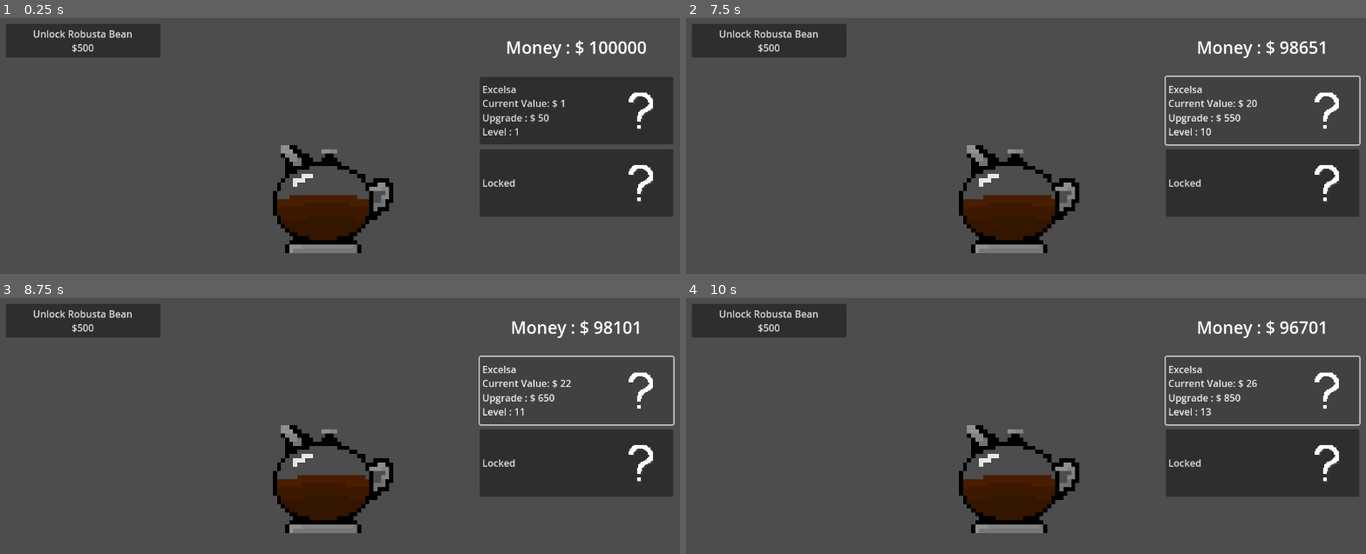
Above: before the commit, frames 1-4 (two rows, left to right).
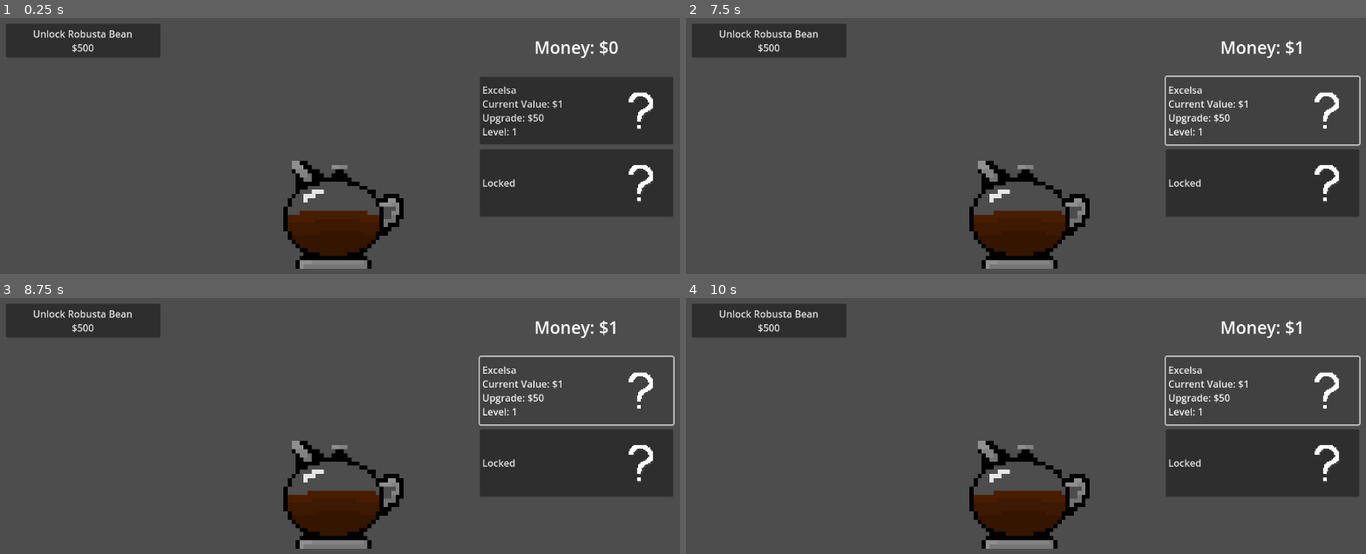
Above: after the commit, the same moments.

Repository: 2024-25-Allen-ISD-Computer-Science/5th-period-isp-coffee-clicker-game
Game: Godot game, scene res://prototype_clicker.tscn
Same seed, same stepped clock (60 frames per second), same inputs: the game is played once before the commit and once after it.
Inputs (mouse positions are in pixels of both pictures, inside the frame that each line leads up to; where the layout moved, square brackets give the same spot in the first picture):
- Up to frame 1 (0.25 s): no input
- Up to frame 2 (7.5 s): click (1026, 210) [1005, 192] at 0.5 s; click "Excelsa Current Value: $ 1 Up…" (after the commit: "Excelsa Current Value: $1 Upg…") at 1.25 s; click "Excelsa Current Value: $ 2 Up…" (after the commit: "Excelsa Current Value: $1 Upg…") at 2 s; click "Excelsa Current Value: $ 3 Up…" (after the commit: "Excelsa Current Value: $1 Upg…") at 2.75 s; click "Excelsa Current Value: $ 4 Up…" (after the commit: "Excelsa Current Value: $1 Upg…") at 3.5 s; click "Excelsa Current Value: $ 5 Up…" (after the commit: "Excelsa Current Value: $1 Upg…") at 4.25 s; click "Excelsa Current Value: $ 6 Up…" (after the commit: "Excelsa Current Value: $1 Upg…") at 5 s; click "Excelsa Current Value: $ 7 Up…" (after the commit: "Excelsa Current Value: $1 Upg…") at 5.75 s; click "Excelsa Current Value: $ 8 Up…" (after the commit: "Excelsa Current Value: $1 Upg…") at 6.5 s; click "Excelsa Current Value: $ 9 Up…" (after the commit: "Excelsa Current Value: $1 Upg…") at 7.25 s
- Up to frame 3 (8.75 s): click "Excelsa Current Value: $ 20 U…" (after the commit: "Excelsa Current Value: $1 Upg…") at 8 s
- Up to frame 4 (10 s): click "Excelsa Current Value: $ 22 U…" (after the commit: "Excelsa Current Value: $1 Upg…") at 8.75 s; click "Excelsa Current Value: $ 24 U…" (after the commit: "Excelsa Current Value: $1 Upg…") at 9.5 s

The runs differ from the first frame. In frame 1, 5.4% of the frame differs, in the area x 40-95%, y 8-98%; in frame 2, 5.4%, in the area x 40-94%, y 8-98%; in frame 3, 5.4%; in frame 4, 5.4%.

Commit message:
Add files via upload

Diff:
--- a/Coffee Clicker Stuff/coffee-clicker/prototype_clicker.tscn
+++ b/Coffee Clicker Stuff/coffee-clicker/prototype_clicker.tscn
@@ -103,7 +103,7 @@
 offset_left = 0.447937
 offset_top = 0.0240002
 offset_right = 0.192017
-offset_bottom = 0.319992
+offset_bottom = 0.32
 grow_horizontal = 0
 theme_type_variation = &"HeaderLarge"
 text = "Money : <value>"
@@ -115,14 +115,14 @@
 custom_minimum_size = Vector2(160, 160)
 layout_mode = 1
 anchors_preset = -1
-anchor_left = 0.424
-anchor_top = 0.346
-anchor_right = 0.618
-anchor_bottom = 0.645
-offset_left = -56.448
-offset_top = -24.208
-offset_right = -46.936
-offset_bottom = -13.96
+anchor_left = 0.396
+anchor_top = 0.358
+anchor_right = 0.598
+anchor_bottom = 0.673
+offset_left = -0.192017
+offset_top = 0.0159912
+offset_right = 0.103943
+offset_bottom = -0.104034
 grow_horizontal = 2
 grow_vertical = 2
 theme_override_styles/focus = SubResource("StyleBoxEmpty_fld2h")
@@ -139,7 +139,7 @@
 
 [node name="Coffee_Pot" type="Sprite2D" parent="."]
 texture_filter = 1
-position = Vector2(559, 294)
+position = Vector2(576, 320)
 scale = Vector2(0.828125, 0.859375)
 texture = ExtResource("2_a8c04")
 hframes = 4
@@ -149,27 +149,6 @@
 libraries = {
 "": SubResource("AnimationLibrary_y87yw")
 }
-
-[node name="Upgrade_Excelsa" type="Button" parent="."]
-texture_filter = 1
-custom_minimum_size = Vector2(-0.13, 0)
-layout_mode = 1
-anchors_preset = -1
-anchor_left = 0.701
-anchor_top = 0.173
-anchor_right = 0.979
-anchor_bottom = 0.346
-offset_left = 0.447937
-offset_top = -0.104004
-offset_right = 0.192017
-offset_bottom = -0.208008
-grow_horizontal = 0
-grow_vertical = 2
-text = "Excelsa
-Current Value: <value>
-Upgrade: <value>
-Level: <value>"
-alignment = 0
 
 [node name="Unlock" type="Button" parent="."]
 texture_filter = 1
@@ -186,6 +165,27 @@
 text = "Unlock Robusta Bean
 $500"
 
+[node name="Upgrade_Excelsa" type="Button" parent="."]
+texture_filter = 1
+custom_minimum_size = Vector2(-0.13, 0)
+layout_mode = 1
+anchors_preset = -1
+anchor_left = 0.701
+anchor_top = 0.173
+anchor_right = 0.979
+anchor_bottom = 0.346
+offset_left = 0.447937
+offset_top = -0.104004
+offset_right = 0.192017
+offset_bottom = -0.207993
+grow_horizontal = 0
+grow_vertical = 2
+text = "Excelsa
+Current Value: <value>
+Upgrade: <value>
+Level: <value>"
+alignment = 0
+
 [node name="Upgrade_Robusta" type="Button" parent="."]
 texture_filter = 1
 layout_mode = 1
--- a/Coffee Clicker Stuff/coffee-clicker/scripts/prototype_clicker.gd
+++ b/Coffee Clicker Stuff/coffee-clicker/scripts/prototype_clicker.gd
@@ -3,11 +3,12 @@
 
 # variable setup
 @export var label : Label
-var money : int = 100000
+var money : int = 0
 static var coffeeValue : int = 1
 var beans : Array
-var bean_icons : Array
-var bean_upgrades : Array
+var icons : Array
+var upgrades : Array
+var unlock_cooldown : int = 0
 var beandex : int = 1 # we begin w/ excelsa, so it's not counted in the unlock progression
 @onready var upgrade_excelsa : Button = get_node("Upgrade_Excelsa")
 @onready var upgrade_robusta : Button = get_node("Upgrade_Robusta")
@@ -22,64 +23,81 @@
 	excelsa = Bean.new("Excelsa", true, 0, 1, 1, 50, 25, 1)
 	robusta = Bean.new("Robusta", false, 500, 5, 5, 200, 100, 1)
 	beans = [excelsa, robusta]
-	bean_icons = [excelsa_icon, robusta_icon]
-	bean_upgrades = [upgrade_excelsa, upgrade_robusta]
+	icons = [excelsa_icon, robusta_icon]
+	upgrades = [upgrade_excelsa, upgrade_robusta]
 
 # frame by frame processing
 func _process(delta) -> void:
 	update_coffee_value()
 	update_money_text()
 	update_unlock_text()
-	for index in beans.size():
-		update_upgrade_text(bean_upgrades[index], beans[index])
+	update_upgrade_text()
 
+
+
+#>---INTERACTION FUNCTIONS---<#
 # function for when the make coffee button is pressed
 func _on_button_pressed() -> void:
 	make_coffee()
 	$Coffee_Pot/AnimationPlayer.play("coffee_pot_click")
+func _on_upgrade_excelsa_pressed() -> void:
+	upgrade_bean(excelsa)
+func _on_upgrade_robusta_pressed() -> void:
+	upgrade_bean(robusta)
+# unlocks beans
+func _on_unlock_pressed() -> void:
+	if unlock_cooldown == 0 && beandex < beans.size():
+		if (money >= beans[beandex].unlock_value):
+			beans[beandex].unlocked = true
+			money -= beans[beandex].unlock_value
+			beandex += 1
+			unlock_cooldown = 60
+#>---INTERACTION FUNCTIONS---<#
 
-# UPDATE FUNCTIONS
 
+#>---MONEY FUNCTIONS---<#
+# upgrades excelsa bean sell_value if you have enough money
+func upgrade_bean(bean) -> void:
+	if bean.unlocked && money >= bean.upgrade_cost:
+		money -= bean.upgrade_cost
+		bean.upgrade_bean()
 # updates your money
 func make_coffee() -> void:
 	money += coffeeValue
-# updates the amount of money displayed
-func update_money_text() -> void:
-	label.text = "Money : $ %s" %money
-# updates the upgrade cost displayed
-func update_upgrade_text(upgrade, bean) -> void:
-	if bean.unlocked:
-		upgrade.text = (bean.Name) + ("\nCurrent Value: $ %s" %bean.sell_value) + ("\nUpgrade : $ %s" %bean.upgrade_cost) + ("\nLevel : %s" %bean.level)
+#>---MONEY FUNCTIONS---<#
+
+
+
+#>---UPDATE FUNCTIONS---<#
 # updates the value of your coffee
 func update_coffee_value() -> void:
 	coffeeValue = 0
 	for bean in beans:
 		if bean.unlocked:
 			coffeeValue += bean.sell_value
+# updates the amount of money displayed
+func update_money_text() -> void:
+	label.text = "Money: $%s" %money
 # updates unlock text
 func update_unlock_text() -> void:
-	if beandex >= beans.size():
+	if unlock_cooldown != 0:
+		unlock.text = ("%s Bean Unlocked" %beans[beandex-1].Name)
+		unlock_cooldown -= 1
+	elif beandex >= beans.size():
 		unlock.text = "All beans unlocked!"
 	else:
 		unlock.text = ("Unlock %s Bean\n$%s" %[beans[beandex].Name, beans[beandex].unlock_value])
+# updates the upgrade cost displayed
+func update_upgrade_text() -> void:
+	for index in beandex:
+		upgrades[index].text = "%s\nCurrent Value: $%s\nUpgrade: $%s\nLevel: %s" %[beans[index].Name, beans[index].sell_value, beans[index].upgrade_cost, beans[index].level]
+#>---UPDATE FUNCTIONS---<#
 
-# unlocks beans
-func _on_unlock_pressed() -> void:
-	if beandex < beans.size():
-		if (money >= beans[beandex].unlock_value):
-			beans[beandex].unlocked = true
-			money -= beans[beandex].unlock_value
-			beandex += 1
 
-# UPGRADE FUNCTIONS
 
-# upgrades excelsa bean sell_value if you have enough money
-func upgrade_bean(upgrade, bean) -> void:
-	if bean.unlocked && money >= bean.upgrade_cost:
-		money -= bean.upgrade_cost
-		bean.upgrade_bean()
-
-func _on_upgrade_excelsa_pressed() -> void:
-	upgrade_bean(upgrade_excelsa, excelsa)
-func _on_upgrade_robusta_pressed() -> void:
-	upgrade_bean(upgrade_robusta, robusta)
+# Next ideas:
+	# The upgrade buttons are all identical, aside from their position and the bean they relate to
+	# We could make a class for upgrade buttons, that each have a specific ID number, like with the beans
+	# From there upgrading beans could be made more versatile, as
+		# A function in prototype_clicker that utilizes the ID of the button
+		# A function in the upgrade button class that goes directly to their corresponding bean
Not shown: 1 places in Coffee Clicker Stuff/coffee-clicker/prototype_clicker.tscn that only renumber resources
